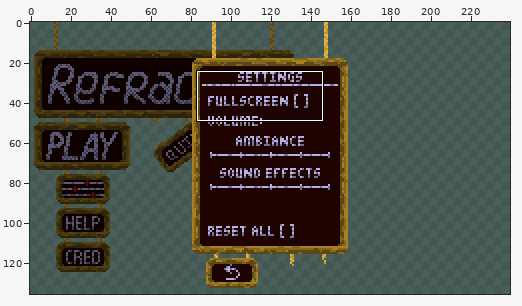
A pixel-art file gets an edit: Art Tests/Main_Menu_Settings.aseprite. The picture above shows the old version from afar; the outline marks the close-up.
Close-up. As it was:
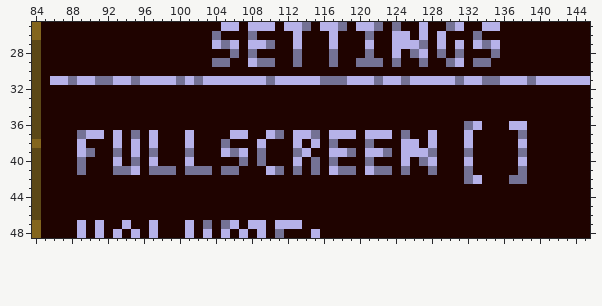
240x136 pixels, 1 frame. Colours within 5 levels of each other are drawn and written as one. Shown: x 84..145, y 25..48.
The same view after the edit:
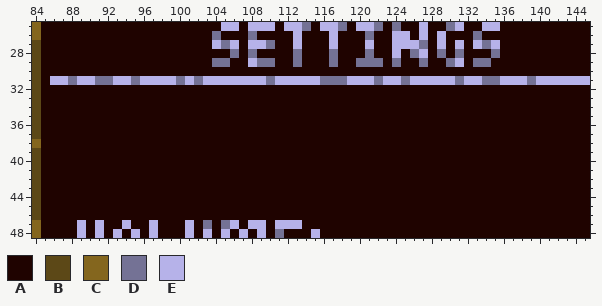
Palette (. is transparent): A #1f0300  B #5c4817  C #84661e  D #747295  E #b6b2e9
Difference:
Layer "Layer 2 Copy":
Colour D becomes colour A in row 36 at x 132; in row 37 at x 89, 95, 111, 115, 125 and 138; in row 38 at x 105, 117 and 121; in row 39 at x 90, 93, 97, 101, 106, 109, 113, 119, 123, 128, 132 and 138; in row 40 at x 89, 95, 107, 109, 115, 117, 121 and 127; in row 41 at x 89, 93 to 94, 97 to 99, 101 to 103, 105 to 106, 111, 113, 115, 118 to 119, 122 to 123, 125, 128, 132 and 138.
Colour D becomes colour A in row 42 at x 132 and 137 to 138.
Colour E becomes colour A in row 36 at x 133 and 137 to 138; in row 37 at x 90 to 91, 93, 97, 101, 106 to 107, 110, 113 to 114, 117 to 119, 121 to 123, 128 and 132; in row 38 at x 89, 93, 95, 97, 101, 109, 113, 115, 125 to 126, 128, 132 and 138; in row 39 at x 89, 95, 105, 107, 114, 117 to 118, 121 to 122 and 125 to 127; in row 40 at x 93, 97, 101, 113, 125, 128, 132 and 138; in row 41 at x 95, 110, 117 and 121.
Colour E becomes colour A in row 42 at x 133.
Changed places in both close-ups, as pixel boxes (x1, y1, x2, y2):
changed: (464, 121, 527, 184)
changed: (77, 130, 437, 175)
